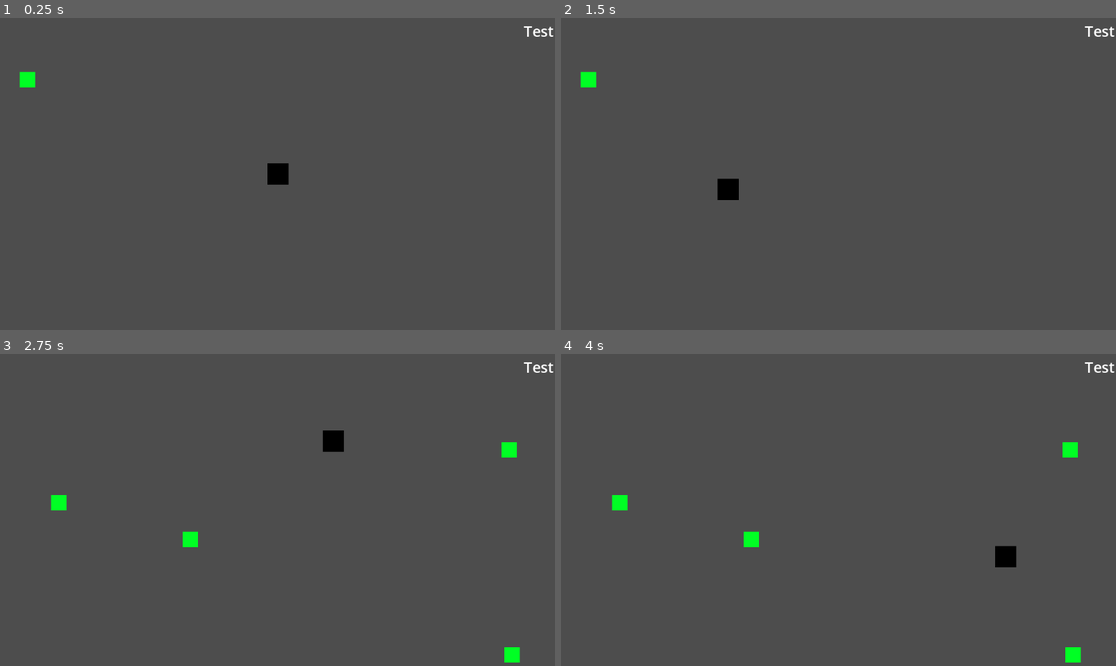
Above: before the commit, frames 1-4 (two rows, left to right).
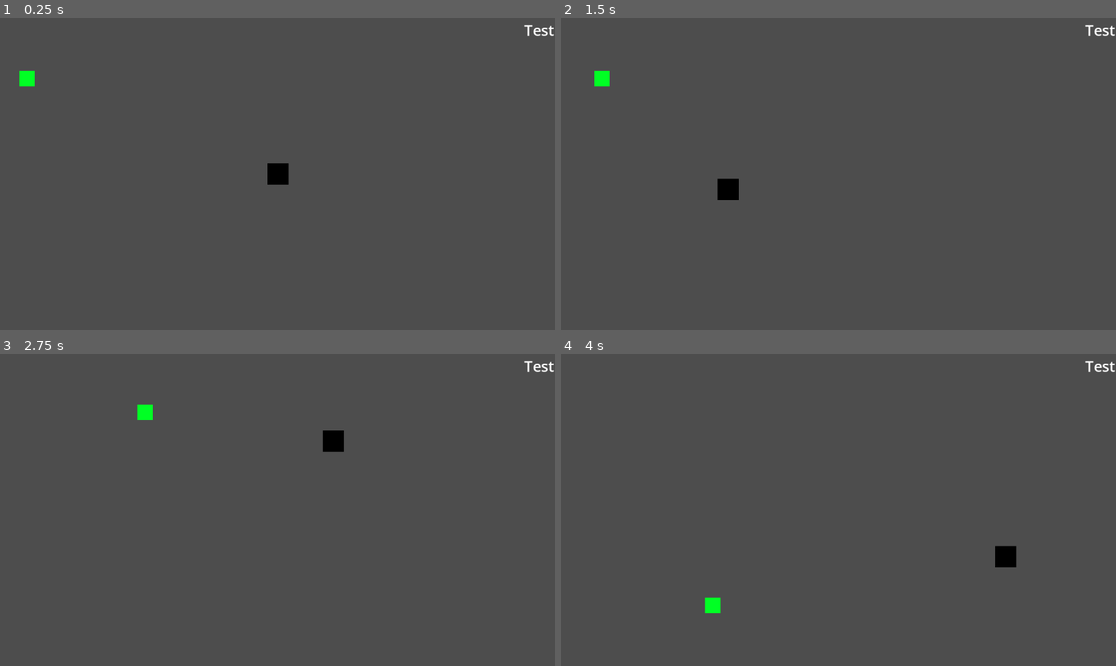
Above: after the commit, the same moments.

Repository: grumpysamurai/Mallet-Game
Game: Godot game, scene res://scenes/game.tscn
Same seed, same stepped clock (60 frames per second), same inputs: the game is played once before the commit and once after it.
Inputs (mouse positions are in pixels of both pictures, inside the frame that each line leads up to):
- Up to frame 1 (0.25 s): no input
- Up to frame 2 (1.5 s): tap Enter at 0.5 s; move the mouse to (960, 158) at 0.52 s; click (960, 158) at 0.6 s; move the mouse to (727, 189) at 1.27 s; click (727, 189) at 1.35 s
- Up to frame 3 (2.75 s): move the mouse to (333, 441) at 2.02 s; click (333, 441) at 2.1 s
- Up to frame 4 (4 s): move the mouse to (810, 572) at 2.77 s; click (810, 572) at 2.85 s; move the mouse to (1005, 556) at 3.52 s; click (1005, 556) at 3.6 s

The runs differ from the first frame. In frame 1, 0.1% of the frame differs, in the area x 3-100%, y 2-23%; in frame 2, 0.4%; in frame 3, 0.8%; in frame 4, 0.8%, in the area x 9-100%, y 2-99%.

Commit message:
Added Camera Zoom Out Function
- Created camera zoom out function
- Fixed bug with target world borders

Diff:
--- a/project.godot
+++ b/project.godot
@@ -22,3 +22,8 @@
 "events": [Object(InputEventMouseButton,"resource_local_to_scene":false,"resource_name":"","device":-1,"window_id":0,"a …(258 unchanged characters)…
 ]
 }
+Debug={
+"deadzone": 0.5,
+"events": [Object(InputEventKey,"resource_local_to_scene":false,"resource_name":"","device":-1,"window_id":0,"alt_pressed":false,"shift_pressed":false,"ctrl_pressed":false,"meta_pressed":false,"pressed":false,"keycode":0,"physical_keycode":4194325,"key_label":0,"unicode":0,"echo":false,"script":null)
+]
+}
--- a/scenes/game.tscn
+++ b/scenes/game.tscn
@@ -19,24 +19,6 @@
 [node name="Sprite2D" type="Sprite2D" parent="Targets/target"]
 texture = ExtResource("4_ixteq")
 
-[node name="target2" parent="Targets" instance=ExtResource("3_e3ptt")]
-position = Vector2(57, 128)
-
-[node name="Sprite2D" type="Sprite2D" parent="Targets/target2"]
-texture = ExtResource("4_ixteq")
-
-[node name="target3" parent="Targets" instance=ExtResource("3_e3ptt")]
-position = Vector2(57, 128)
-
-[node name="Sprite2D" type="Sprite2D" parent="Targets/target3"]
-texture = ExtResource("4_ixteq")
-
-[node name="target4" parent="Targets" instance=ExtResource("3_e3ptt")]
-position = Vector2(57, 128)
-
-[node name="Sprite2D" type="Sprite2D" parent="Targets/target4"]
-texture = ExtResource("4_ixteq")
-
 [node name="Cursor" type="Node2D" parent="."]
 
 [node name="Sprite2D" type="Sprite2D" parent="Cursor"]
@@ -45,19 +27,29 @@
 texture = ExtResource("3_s6t5k")
 
 [node name="Area2D" type="Area2D" parent="Cursor"]
+collision_layer = 0
+collision_mask = 3
 
-[node name="CollisionShape2D" type="CollisionShape2D" parent="Cursor/Area2D"]
+[node name="MouseCollider" type="CollisionShape2D" parent="Cursor/Area2D"]
 position = Vector2(1.5, 0.5)
 shape = SubResource("RectangleShape2D_h6l3j")
 
-[node name="Score" type="Label" parent="."]
+[node name="Camera2D" type="Camera2D" parent="."]
+position = Vector2(577, 326)
+
+[node name="Score" type="Label" parent="Camera2D"]
 unique_name_in_owner = true
-offset_left = 1087.0
-offset_top = 5.0
-offset_right = 1150.0
-offset_bottom = 49.0
+offset_left = 512.0
+offset_top = -321.0
+offset_right = 575.0
+offset_bottom = -277.0
 theme_override_font_sizes/font_size = 31
 text = "Test"
 
+[node name="ZoomTimer" type="Timer" parent="Camera2D"]
+wait_time = 0.001
+one_shot = true
+
 [connection signal="area_entered" from="Cursor/Area2D" to="." method="_on_area_2d_area_entered"]
 [connection signal="area_exited" from="Cursor/Area2D" to="." method="_on_area_2d_area_exited"]
+[connection signal="timeout" from="Camera2D/ZoomTimer" to="." method="_on_zoom_timer_timeout"]
--- /dev/null
+++ b/scenes/target.gd
@@ -0,0 +1,27 @@
+extends CharacterBody2D
+
+var screensize
+var gravity = ProjectSettings.get_setting("physics/2d/default_gravity")
+@onready var timer = $Timer
+
+func _physics_process(delta):
+	if position.y > screensize.y || position.y < 0:
+		velocity = Vector2(velocity.x, velocity.y * -1)
+	if position.x > screensize.x || position.x < 0:
+		velocity = Vector2(velocity.x * -1, velocity.y)
+	print(screensize)
+	move_and_slide()
+
+func _ready():
+	screensize = get_viewport_rect().size
+	timer.start()
+
+func _on_timer_timeout():
+	var rng = RandomNumberGenerator.new()
+	var randomx = rng.randf_range(-1, 1)
+	var randomy = rng.randf_range(-1, 1)
+	velocity = Vector2(randomx * 500, randomy * 500)
+	timer.start()
+
+func incresescreensize():
+	screensize *= 2
--- a/scenes/target.tscn
+++ b/scenes/target.tscn
@@ -1,12 +1,14 @@
 [gd_scene load_steps=3 format=3 uid="uid://fhu8hvlhsd27"]
 
-[ext_resource type="Script" path="res://scripts/target.gd" id="1_rb154"]
+[ext_resource type="Script" path="res://scenes/target.gd" id="1_3lgpu"]
 
 [sub_resource type="RectangleShape2D" id="RectangleShape2D_5rfmg"]
 size = Vector2(32, 32)
 
-[node name="target" type="Node2D"]
-script = ExtResource("1_rb154")
+[node name="target" type="CharacterBody2D"]
+collision_layer = 0
+collision_mask = 3
+script = ExtResource("1_3lgpu")
 
 [node name="Area2D" type="Area2D" parent="."]
 
@@ -14,7 +16,6 @@
 shape = SubResource("RectangleShape2D_5rfmg")
 
 [node name="Timer" type="Timer" parent="."]
-wait_time = 2.0
 one_shot = true
 
 [connection signal="timeout" from="Timer" to="." method="_on_timer_timeout"]
--- a/scripts/Main.gd
+++ b/scripts/Main.gd
@@ -5,6 +5,9 @@
 var score = 0
 var iscooldownactive = false
 @onready var scoretext = %Score
+@onready var camera_2d = $Camera2D
+@onready var zoom_timer = $Camera2D/ZoomTimer
+var targetzoom
 
 # Called when the node enters the scene tree for the first time.
 func _ready():
@@ -13,9 +16,9 @@
 
 # Called every frame. 'delta' is the elapsed time since the previous frame.
 func _process(delta):
+
 	mouseposition = get_global_mouse_position()
 	cursor.position = mouseposition
-
 	if Input.is_action_just_pressed("ui_cancel"):
 		get_tree().quit()
 	if Input.is_action_just_pressed("leftclick") && ontarget == true:
@@ -24,8 +27,6 @@
 			print(score)
 			scoretext.text = str(score)
 			iscooldownactive = true
-
-
 func _on_area_2d_area_entered(area):
 	ontarget = true
 
@@ -33,3 +34,14 @@
 func _on_area_2d_area_exited(area):
 	ontarget = false
 	iscooldownactive = false
+
+func cameraout():
+	targetzoom = camera_2d.zoom * 0.5
+	zoom_timer.start()
+
+func _on_zoom_timer_timeout():
+	if camera_2d.zoom > targetzoom:
+		camera_2d.zoom = camera_2d.zoom * 0.9
+		zoom_timer.start()
+	elif camera_2d.zoom < targetzoom || camera_2d.zoom == targetzoom:
+		camera_2d.zoom = targetzoom
--- a/scripts/target.gd
+++ /dev/null
@@ -1,22 +0,0 @@
-extends Node2D
-var screensize
-@export var timerlength = 0
-@onready var timer = $Timer
-@export var requiredlevel = 0
-func _ready():
-	timer.wait_time = timerlength
-	timer.start()
-
-# Called every frame. 'delta' is the elapsed time since the previous frame.
-func _process(delta):
-	screensize = get_viewport_rect().size
-
-
-
-func _on_timer_timeout():
-	var rng = RandomNumberGenerator.new()
-	var randomx = rng.randi_range(0, screensize.x)
-	var randomy = rng.randi_range(0, screensize.y)
-	position.x = randomx
-	position.y = randomy
-	timer.start()
